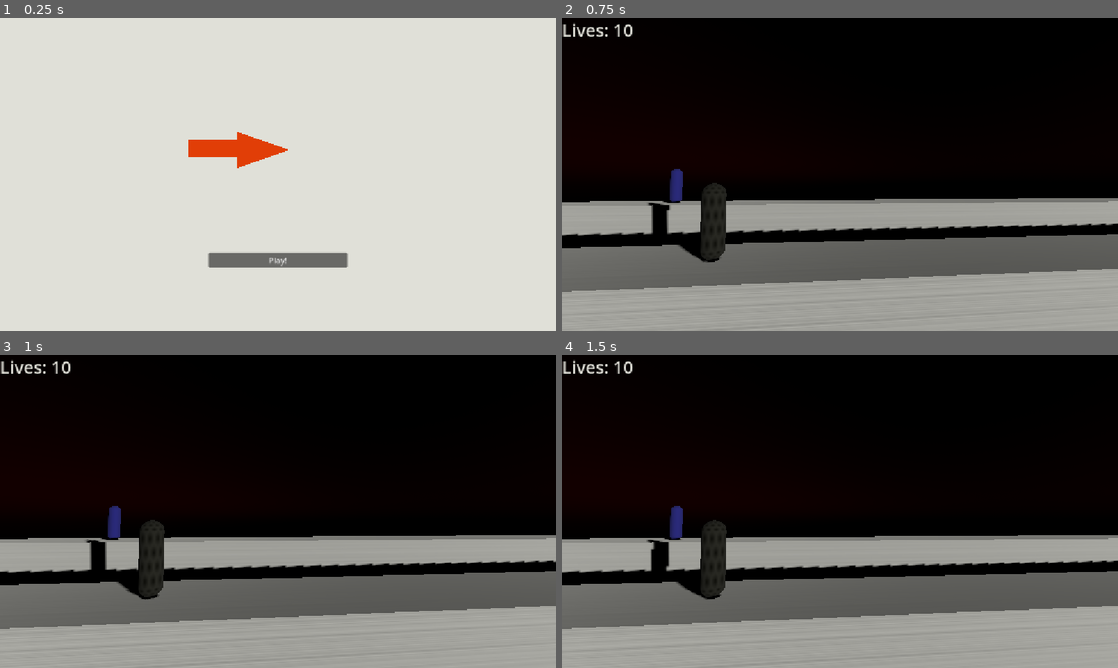
Above: before the commit, frames 1-4 (two rows, left to right).
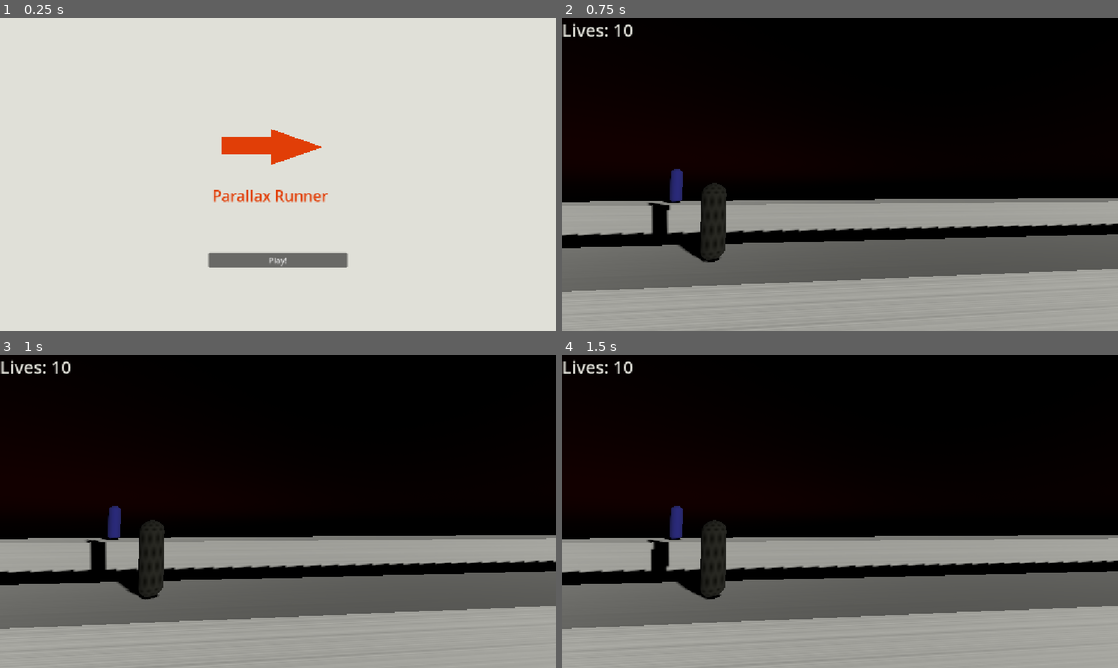
Above: after the commit, the same moments.

Repository: wombatus2137/parallax-run
Game: Godot game, scene res://menu/main_menu.tscn
Same seed, same stepped clock (60 frames per second), same inputs: the game is played once before the commit and once after it.
Inputs:
- Up to frame 1 (0.25 s): no input
- Up to frame 2 (0.75 s): click "Play!" at 0.5 s
- Up to frame 3 (1 s): no input
- Up to frame 4 (1.5 s): tap S (crouch) at 1.35 s

The runs differ from the first frame. In frame 1, 1.5% of the frame differs, in the area x 33-59%, y 35-59%; in frame 2, nothing differs; in frame 3, nothing differs; in frame 4, nothing differs.

Commit message:
feat: actual submission

Diff:
--- a/menu/main_menu.tscn
+++ b/menu/main_menu.tscn
@@ -24,13 +24,23 @@
 
 [node name="Logo" type="TextureRect" parent="." unique_id=803686448]
 layout_mode = 0
-offset_left = 384.0
-offset_top = 162.0
-offset_right = 768.0
-offset_bottom = 378.0
+offset_left = 453.0
+offset_top = 156.0
+offset_right = 837.0
+offset_bottom = 372.0
 texture = ExtResource("1_f5okj")
 expand_mode = 1
 stretch_mode = 4
+
+[node name="RichTextLabel" type="RichTextLabel" parent="." unique_id=1701852362]
+layout_mode = 0
+offset_left = 440.0
+offset_top = 346.0
+offset_right = 815.0
+offset_bottom = 466.0
+theme_override_colors/default_color = Color(0.88235295, 0.24313726, 0.02745098, 1)
+theme_override_font_sizes/normal_font_size = 31
+text = "Parallax Runner"
 
 [node name="StartButton" type="Button" parent="." unique_id=540577482]
 layout_mode = 0
